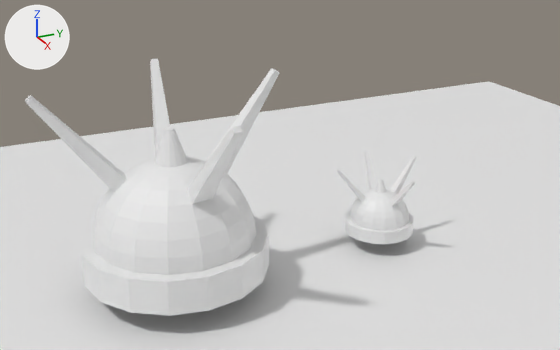
Two versions of the Blender file asssets/anti-person.blend, one commit apart.
The view is the same before and after, from a 50 mm camera at (12.52, -16.03, 13.88) aimed at (-12.29, -4.29, 3.19). Arrows for +X, +Y and +Z are at upper left; the lights stay in place.

In view in the first picture: 'Plane', 'V69valmara2', 'mine9'.
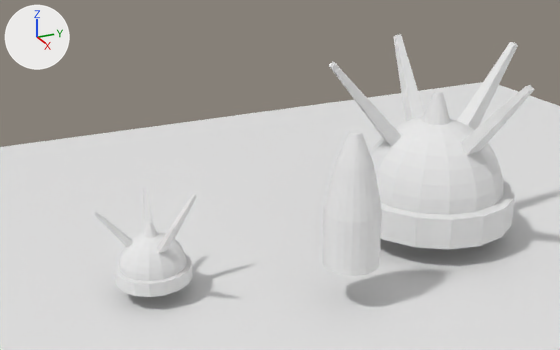
The change, as a diff of the scene's bpy script:
```diff
--- a/asssets/anti-person.blend.py
+++ b/asssets/anti-person.blend.py
@@ mat_material_001 @@
+mat_material_001 = diffuse_material('Material.001')
+mat_material_001.base_color = (0.8, 0.8, 0.8)  # white #e7e7e7
@@ mat_material_002 @@
+mat_material_002 = diffuse_material('Material.002')
+mat_material_002.base_color = (0.8, 0.8, 0.8)  # white #e7e7e7
@@ me_sphere_002_1 @@
+me_sphere_002_1.from_pydata(...)  # 193 vertices, 368 faces; spans x -1.83..1.8, y -1.94..1.79, z -2.0..0.8
+me_sphere_002_1.materials.append(mat_material_001)  # its picture is missing
@@ me_cylinder @@
+me_cylinder.from_pydata(...)  # 98 vertices, 192 faces; spans x -1.0..1.0, y -1.0..1.0, z -1.0..3.81
+me_cylinder.materials.append(mat_material_002)  # its picture is missing
@@ ob_mine9 @@
 ob_mine9 = bpy.data.objects.new('mine9', me_sphere_003)
-ob_mine9.location = (-12.02, -8.64, 3.83)
+ob_mine9.location = (-12.02, 2.48, 3.83)
 ob_mine9.scale = (2.41, 2.41, 2.41)
@@ ob_v69valmara2 @@
-ob_v69valmara2 = bpy.data.objects.new('V69valmara2', me_sphere_002)
-ob_v69valmara2.location = (-11.96, 0.1, 2.21)
@@ ob_mine1 @@
+ob_mine1 = bpy.data.objects.new('mine1', me_sphere_002_1)
+ob_mine1.location = (-11.96, -9.44, 2.21)
@@ ob_mine7 @@
+ob_mine7 = bpy.data.objects.new('mine7', me_cylinder)
+ob_mine7.location = (-8.49, -3.34, 2.07)
```

Location of each change, [x1, y1, x2, y2] in pixels of the pictures (560 x 350 px):
'mine9', moved
    before: [25, 59, 280, 316]
    after: [329, 35, 534, 250]
'mine7', added
    after: [322, 130, 382, 276]
'mine1', added
    after: [94, 187, 197, 297]
'V69valmara2', deleted
    before: [336, 151, 416, 244]
